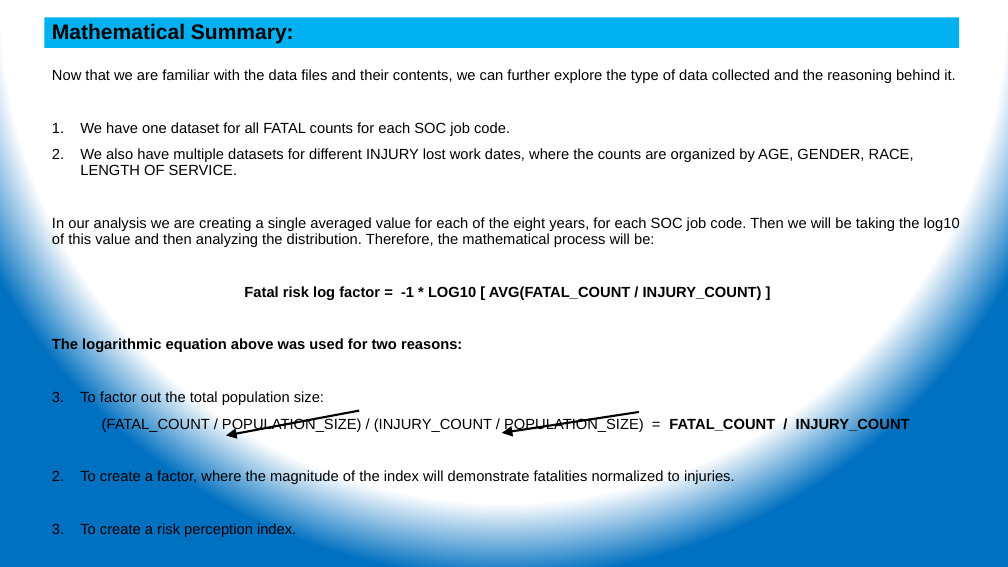
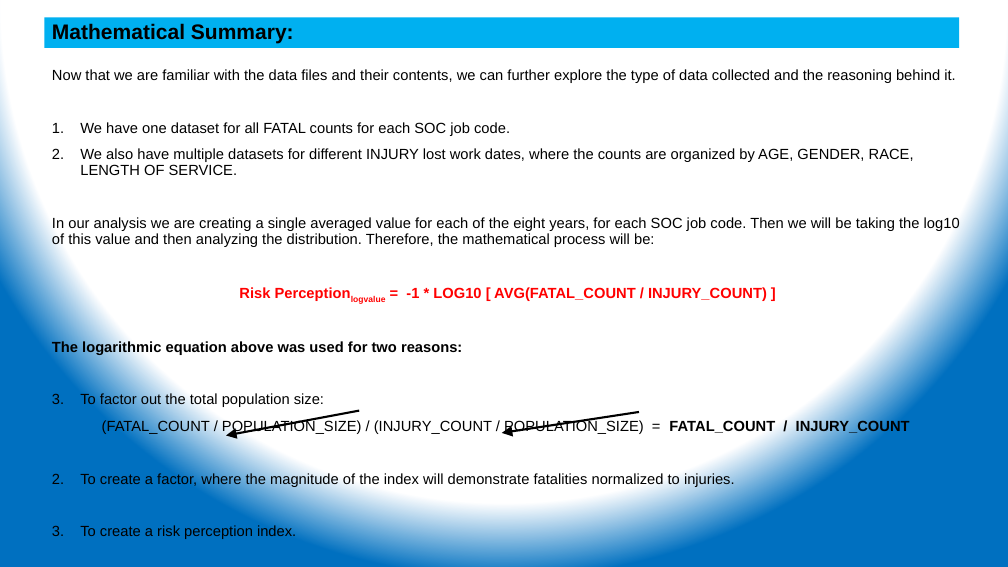
Before and after one commit to ehsintegration/yfd-phd-bls-data, a slide deck: slide 27 of D2-documentation/YennyF.Diaz-Risk Percep Injuries_CommitteeUdate 04-20-2021.pptx (slide 22 before the commit). Drawn at 1008x567 pixels with LibreOffice and Linux fonts; fonts in the diff are those of the drawing. Boxes give left, top, right and bottom in pixels: in the first picture for what was removed or moved away, otherwise in the second. Text is boxed around its words. In the diff, an @@ line names an element or a change of style, - is before the commit and + after.

```diff
--- a/D2-documentation/YennyF.Diaz-Risk Percep Injuries_CommitteeUdate 04-20-2021.pptx
+++ b/D2-documentation/YennyF.Diaz-Risk Percep Injuries_CommitteeUdate 04-20-2021.pptx
@@ text at [239, 287, 767, 301]: text changed; text colour #000000 to #FF0000 @@
-Fatal risk log factor = -1 * LOG10 [ AVG(FATAL_COUNT / INJURY_COUNT) ]
+Risk Perceptionlogvalue = -1 * LOG10 [ AVG(FATAL_COUNT / INJURY_COUNT) ]
```
Also in this commit, not shown: 25 other slides changed, 1 slide removed.
